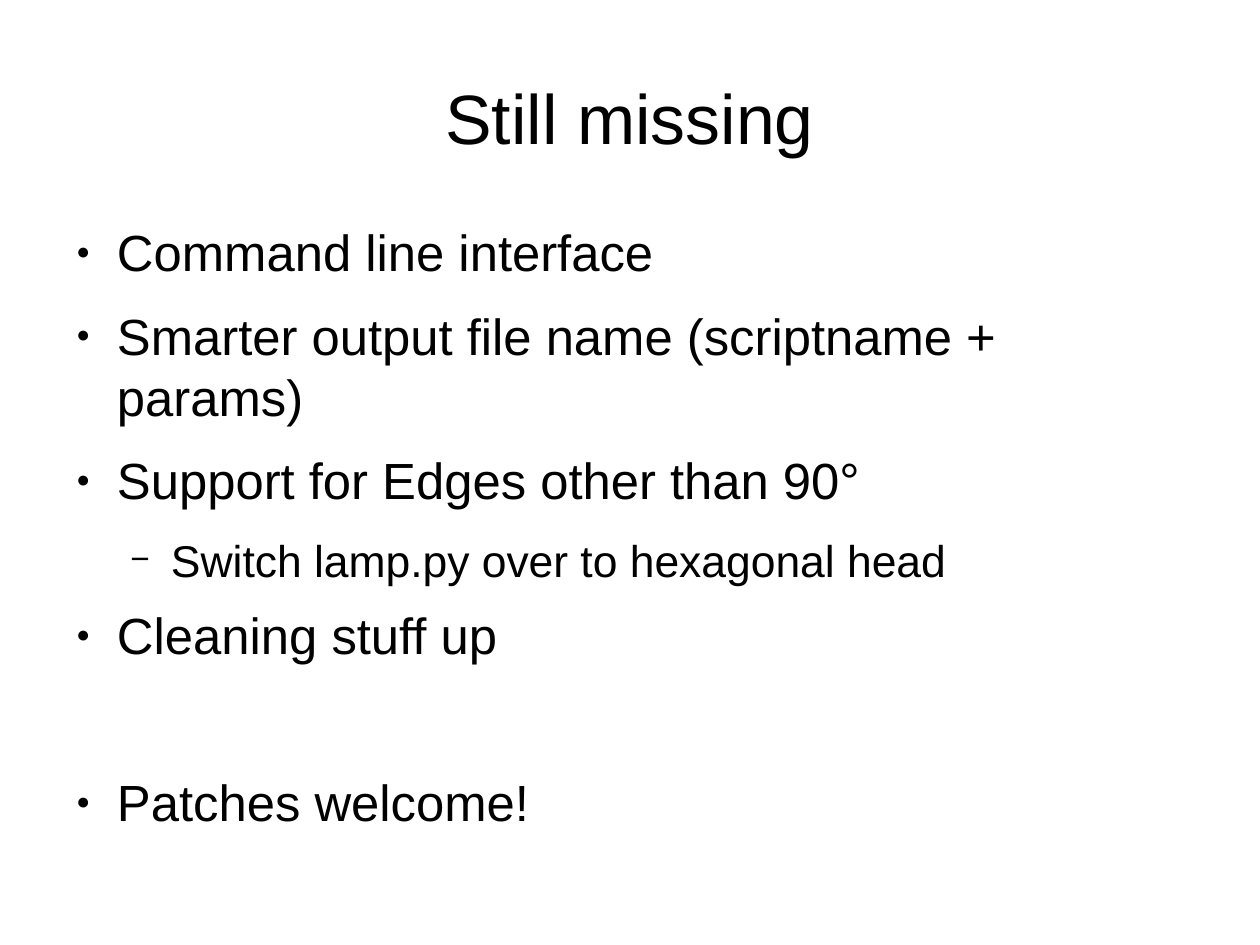
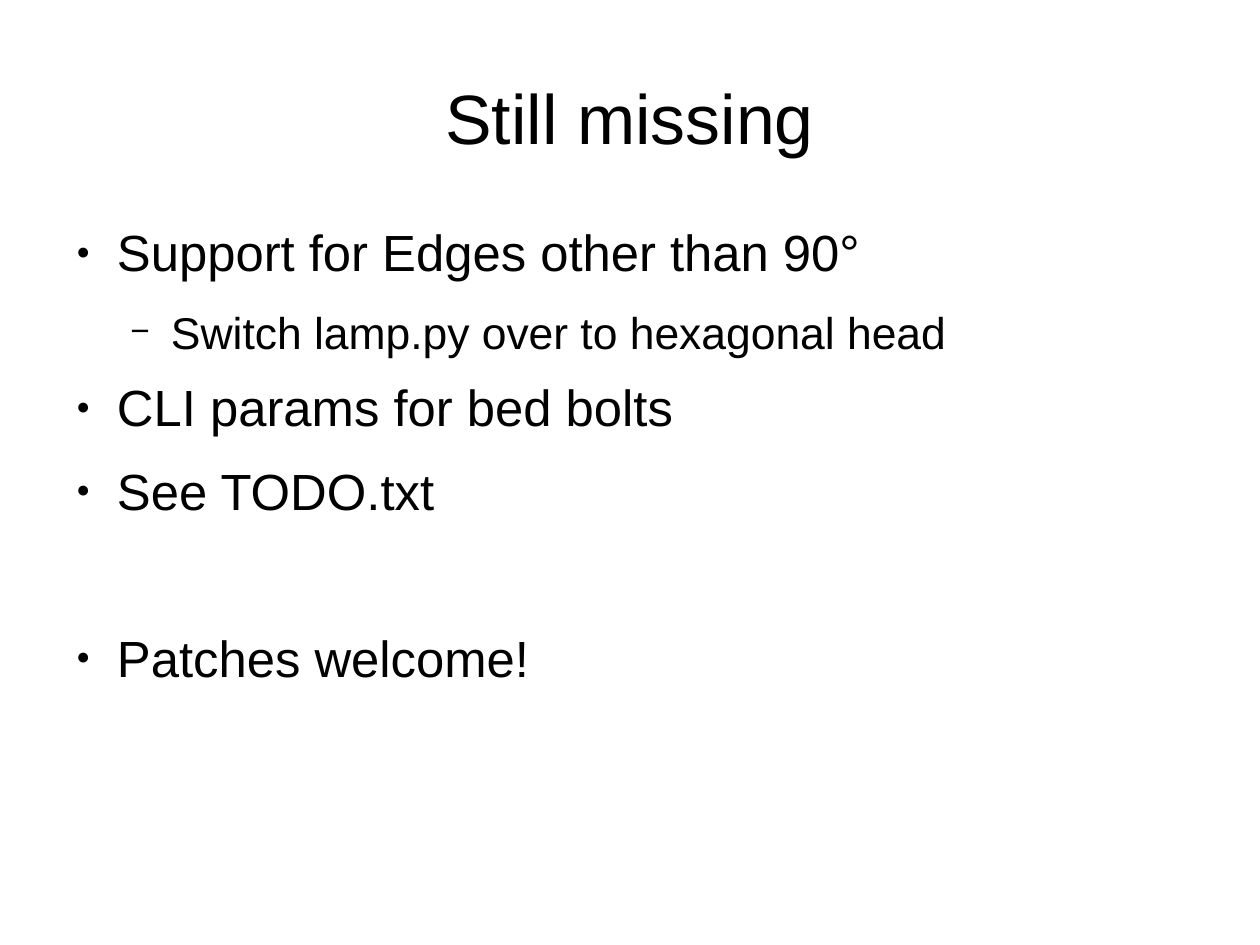
Before and after one commit to florianfesti/boxes, a slide deck: slide 29 of documentation/presentation.odp (slide 30 before the commit). Drawn at 1260x945 pixels with LibreOffice and Linux fonts; fonts in the diff are those of the drawing. Boxes give left, top, right and bottom in pixels: in the first picture for what was removed or moved away, otherwise in the second. Text is boxed around its words. In the diff, an @@ line names an element or a change of style, - is before the commit and + after.

```diff
--- a/documentation/presentation.odp
+++ b/documentation/presentation.odp
@@ text at box(117, 234, 952, 426): paragraphs removed @@
-● Command line interface
-● Smarter output file name (scriptname + params)
@@ text at box(117, 389, 673, 511): text changed @@
-● Cleaning stuff up
+● CLI params for bed bolts
+● See TODO.txt
```
Also in this commit, not shown: 4 other slides changed, 1 slide added, 2 slides removed, 1 other file.
